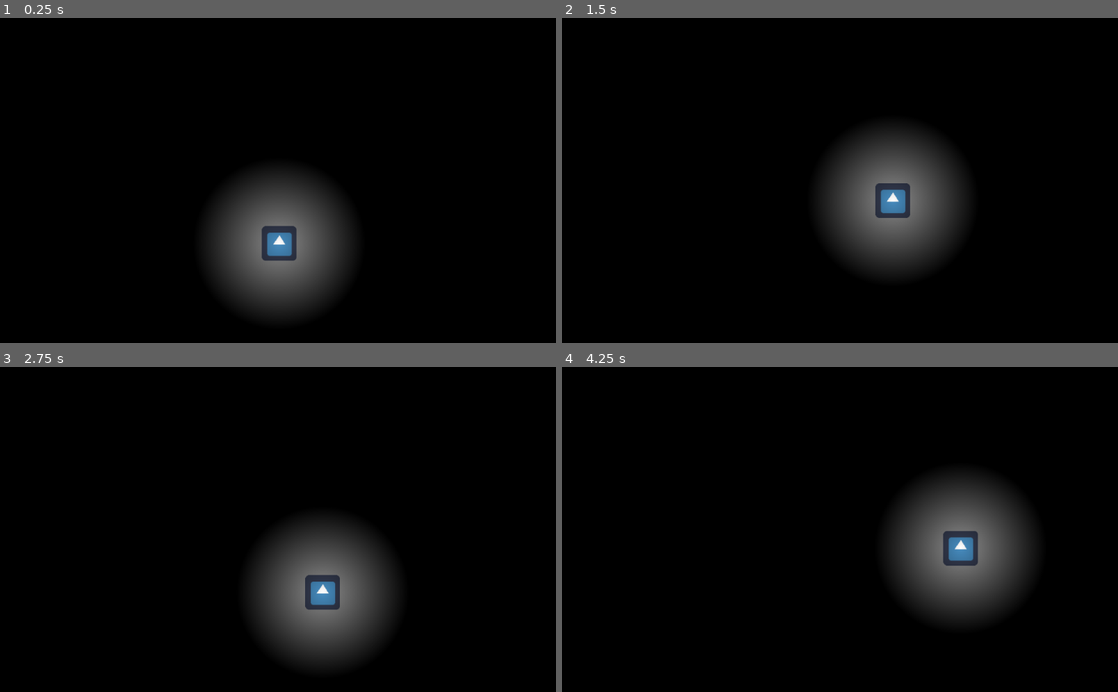
Above: before the commit, frames 1-4 (two rows, left to right).
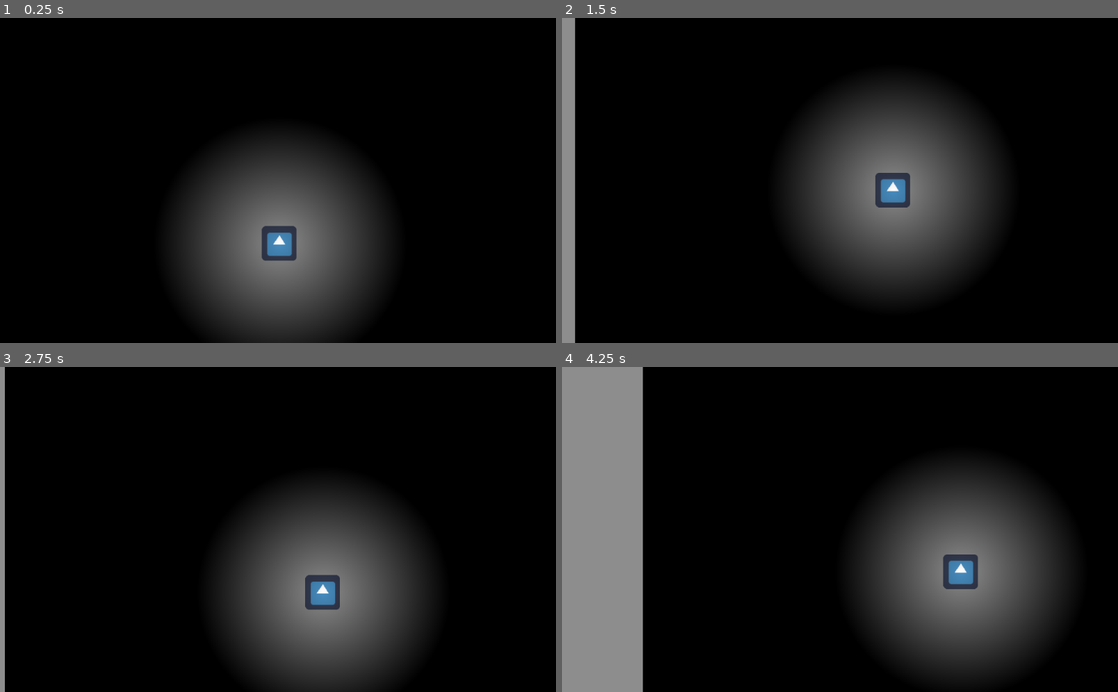
Above: after the commit, the same moments.

Repository: carlosecb/meeting_jam
Game: Godot game, scene res://Node2D.tscn
The game is run twice, just before and just after one commit, with the same random seed, the same clock (stepped at 60 frames per second) and the same inputs. The engine's default icon, where the game draws it, is replaced by a stand-in: a white triangle on a blue panel in a dark square.
Inputs:
- Up to frame 1 (0.25 s): no input
- Up to frame 2 (1.5 s): tap Enter at 0.5 s; hold Space (jump) 0.53-1.28 s; hold D (right) from 0.53 s (still down); tap Space (jump) at 1.35 s
- Up to frame 3 (2.75 s): tap Space (jump) at 1.52, 1.82 s; release D (right) at 2.03 s; hold A (left) from 2.03 s (still down); hold Space (jump) from 2.03 s (still down)
- Up to frame 4 (4.25 s): release A (left) at 2.78 s; release Space (jump) at 2.78 s; hold D (right) from 2.78 s (still down); tap Space (jump) at 2.85, 3.02, 3.32 s; hold Space (jump) from 3.53 s (still down)

The runs differ from the first frame. In frame 1, 15% of the frame differs, in the area x 31-70%, y 37-100%; in frame 2, 17%; in frame 3, 16%; in frame 4, 28%, in the area x 0-91%, y 0-100%.

Commit message:
Improved moviment

Diff:
--- a/src/KinematicBody2D.gd
+++ b/src/KinematicBody2D.gd
@@ -14,14 +14,17 @@
 
 const gravity = 10
 export (int) var speed = 100
-export (int) var jump_power = -350
+export (int) var jump_power = -250
+export (int) var jump_extra = -5
 var on_glide = false
 export (int) var glide = 20
 
 var velocity = Vector2()
 
 func get_input():
-	velocity.x = 0
+	if is_on_floor():
+		on_glide = false
+		velocity.x = 0
 	if Input.is_action_pressed('right'):
 		velocity.x = speed
 	if Input.is_action_pressed('left'):
@@ -33,11 +36,12 @@
 			on_glide = false
 		elif (velocity.y >= 0) and (not on_glide):
 			on_glide = true
+	if Input.is_action_pressed('jump'):
+		if velocity.y < 0:
+			velocity.y += jump_extra
 
 func _physics_process(delta):
 	get_input()
-	if is_on_floor():
-		on_glide = false
 	if on_glide:
 		velocity.y = glide
 	else:
--- a/src/Node2D.tscn
+++ b/src/Node2D.tscn
@@ -25,6 +25,7 @@
 texture = ExtResource( 1 )
 
 [node name="StaticBody2D" type="StaticBody2D" parent="."]
+editor/display_folded = true
 position = Vector2( 211.186, 398.374 )
 
 [node name="CollisionShape2D" type="CollisionShape2D" parent="StaticBody2D"]
@@ -43,9 +44,10 @@
 [node name="icon" type="Sprite" parent="KinematicBody2D/player"]
 texture = ExtResource( 2 )
 
-[node name="gradient_circle_shader" type="Sprite" parent="KinematicBody2D/player"]
+[node name="gradint_circle_shader" type="Sprite" parent="KinematicBody2D/player"]
 material = SubResource( 2 )
-scale = Vector2( 15, 15 )
+position = Vector2( 1.50732, 0 )
+scale = Vector2( 9.16083, 9.16083 )
 texture = ExtResource( 1 )
 
 [node name="CollisionShape2D" type="CollisionShape2D" parent="KinematicBody2D"]
--- a/src/gradient_circle.shader
+++ b/src/gradient_circle.shader
@@ -7,5 +7,5 @@
 
 void fragment()
 {
-	COLOR = vec4(0.0, 0.0, 0.0, 12.0 * center_dist(vec2(UV.x-0.5, UV.y-0.5)));
+	COLOR = vec4(0.0, 0.0, 0.0, 5.0 * center_dist(vec2(UV.x-0.5, UV.y-0.5)));
 }
